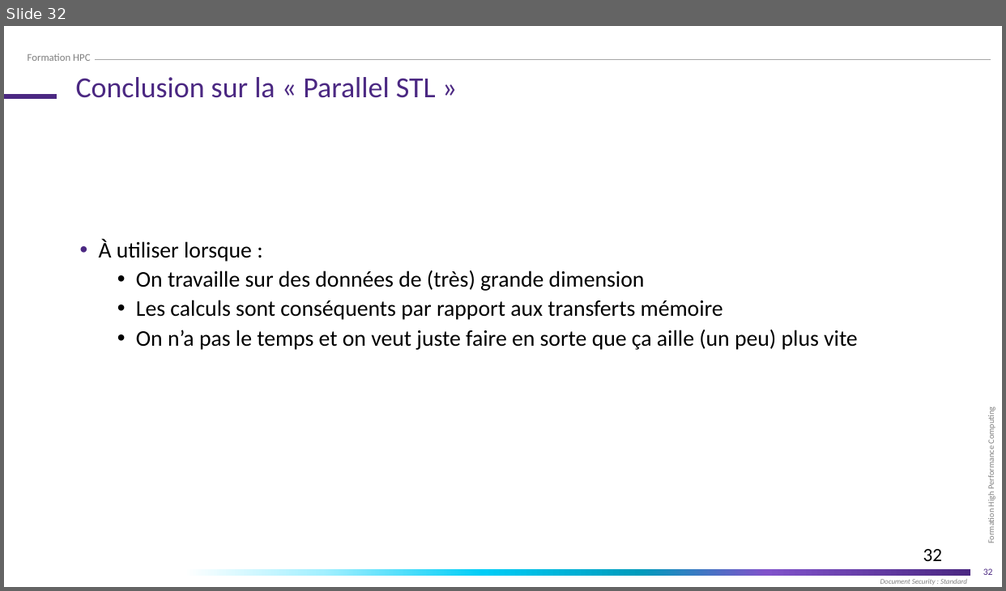
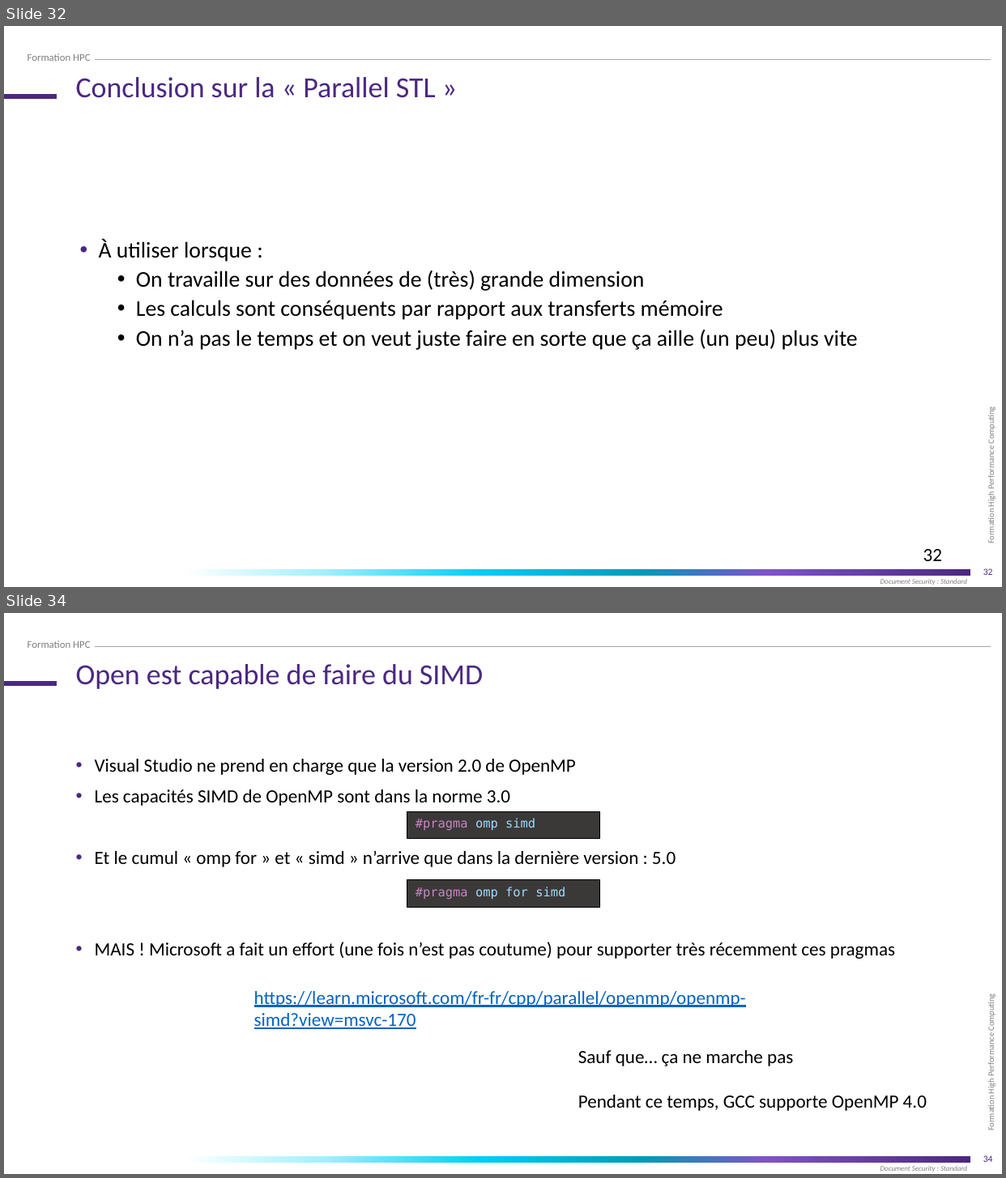
Before and after one commit to franckginguene/hpc_formation_scalian, a slide deck: Diapos/High_Performance_Computing_OpenMP.pptx. Shown one above the other, each under a label of ours: slide 32 before the commit, slides 32 and 34 after it; the slides between them are not shown. The pictures are 1006x591 and 1006x1178 pixels, drawn with LibreOffice and Linux fonts; fonts in the diff are those of the drawing; background and template pictures are left out. Boxes give left, top, right and bottom in pixels: in the first picture for what was removed or moved away, otherwise in the second. Text is boxed around its words. In the diff, an @@ line names an element or a change of style, - is before the commit and + after.

Commit message:
Dernière Maj des planches

```diff
--- a/Diapos/High_Performance_Computing_OpenMP.pptx
+++ b/Diapos/High_Performance_Computing_OpenMP.pptx
@@ slide 34 added at [4,613,1002,1174], background #FFFFFF; not listed: 7 template elements that a slide beside it also shows @@
@@ title added at [76,664,483,689], 28 pt, text #4B2882 @@
+Open est capable de faire du SIMD
@@ text added at [95,759,895,959], 18 pt, text #000000 @@
+• Visual Studio ne prend en charge que la version 2.0 de OpenMP
+• Les capacités SIMD de OpenMP sont dans la norme 3.0
+• Et le cumul « omp for » et « simd » n’arrive que dans la dernière version : 5.0
+• MAIS ! Microsoft a fait un effort (une fois n’est pas coutume) pour supporter très récemment ces pragmas
@@ freeform shape added at [407,811,600,838], fill #3B3838, outline #000000 0.74 pt, 12 pt, text #C586C0 @@
+#pragma omp simd
@@ freeform shape added at [407,880,600,907], fill #3B3838, outline #000000 0.74 pt, 12 pt, text #9CDCFE @@
+#pragma omp for simd
@@ text added at [254,991,746,1029], 18 pt, text #0563C1, underline @@
+https://learn.microsoft.com/fr-fr/cpp/parallel/openmp/openmp-simd?view=msvc-170
@@ text added at [578,1050,793,1067], 18 pt, text #000000 @@
+Sauf que… ça ne marche pas
@@ text added at [578,1095,927,1111], 18 pt, text #000000 @@
+Pendant ce temps, GCC supporte OpenMP 4.0
```
Also in this commit, not shown: 7 slides changed, 3 other slides added, 2 other files.
